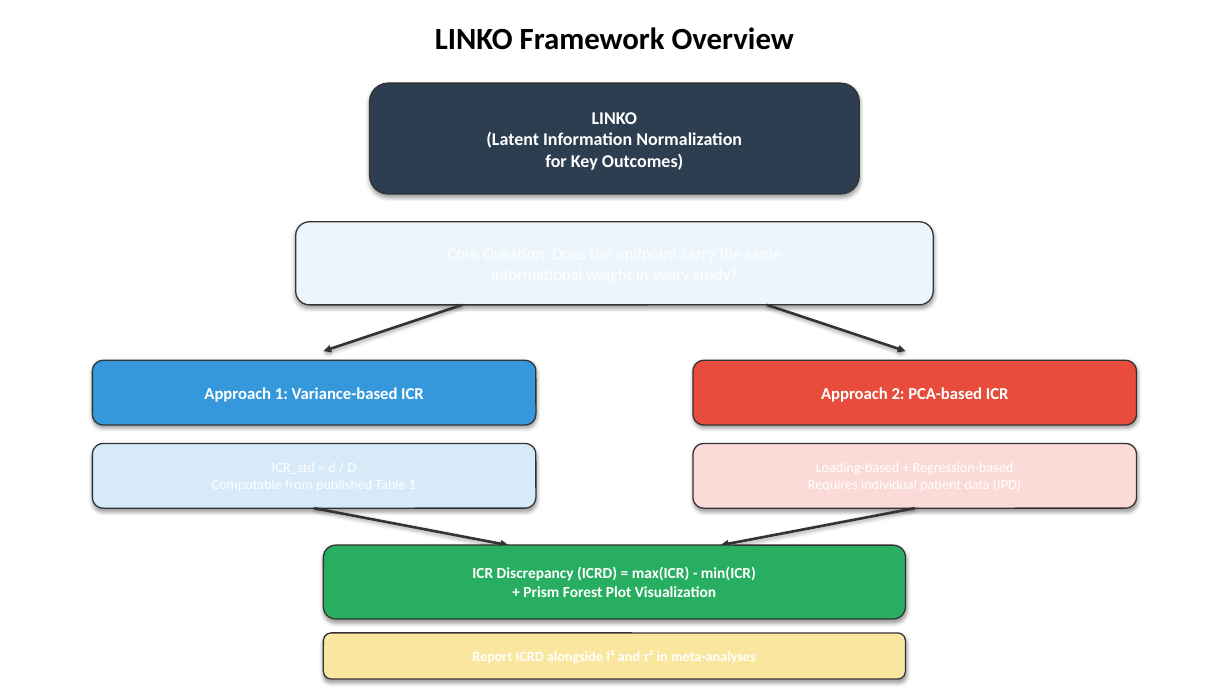
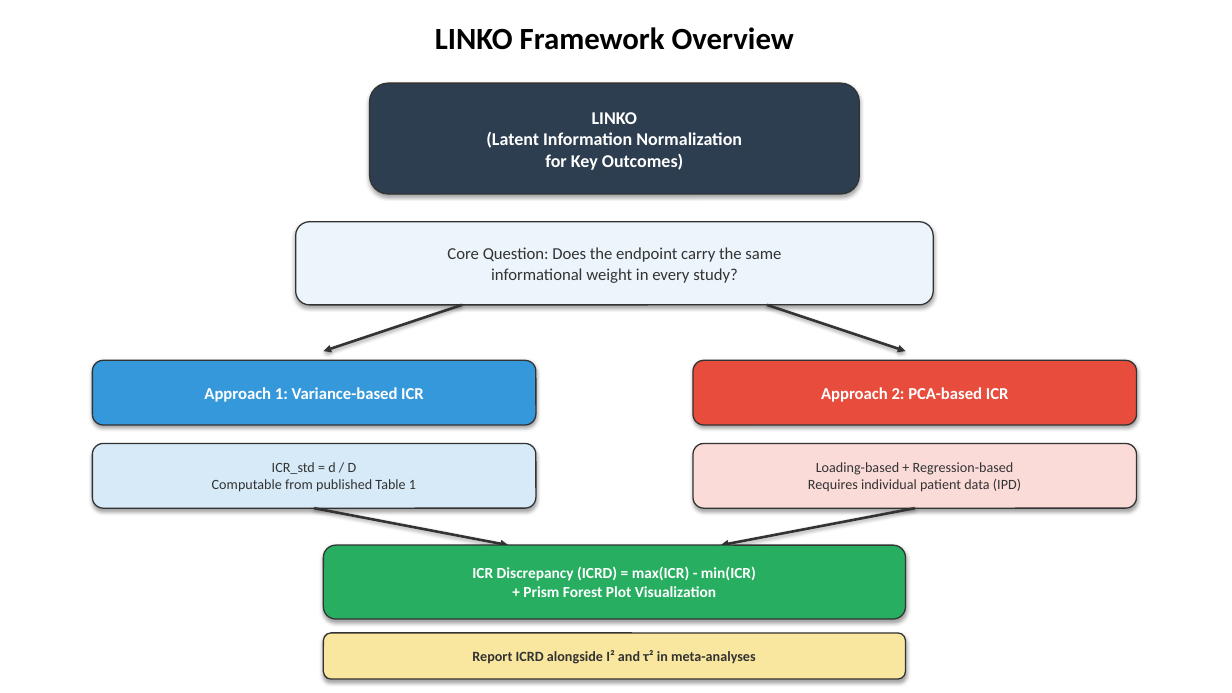
Before and after one commit to bougtoir/linko-icr-paper, a slide deck: slide 3 of icr_paper/ICR_figures_english.pptx. Drawn at 1232x693 pixels with LibreOffice and Linux fonts; fonts in the diff are those of the drawing. Boxes give left, top, right and bottom in pixels: in the first picture for what was removed or moved away, otherwise in the second. Text is boxed around its words. In the diff, an @@ line names an element or a change of style, - is before the commit and + after.

```diff
--- a/icr_paper/ICR_figures_english.pptx
+++ b/icr_paper/ICR_figures_english.pptx
@@ text in rounded rectangle at [447, 247, 781, 283]: text added @@
+Core Question: Does the endpoint carry the same
+informational weight in every study?
@@ text in rounded rectangle at [212, 462, 416, 492]: text added @@
+ICR_std = d / D
+Computable from published Table 1
@@ text in rounded rectangle at [808, 462, 1021, 492]: text added @@
+Loading-based + Regression-based
+Requires individual patient data (IPD)
@@ text in rounded rectangle at [472, 650, 756, 664]: text added @@
+Report ICRD alongside I² and τ² in meta-analyses
```
Also in this commit, not shown: 3 other slides changed, 2 other files.
